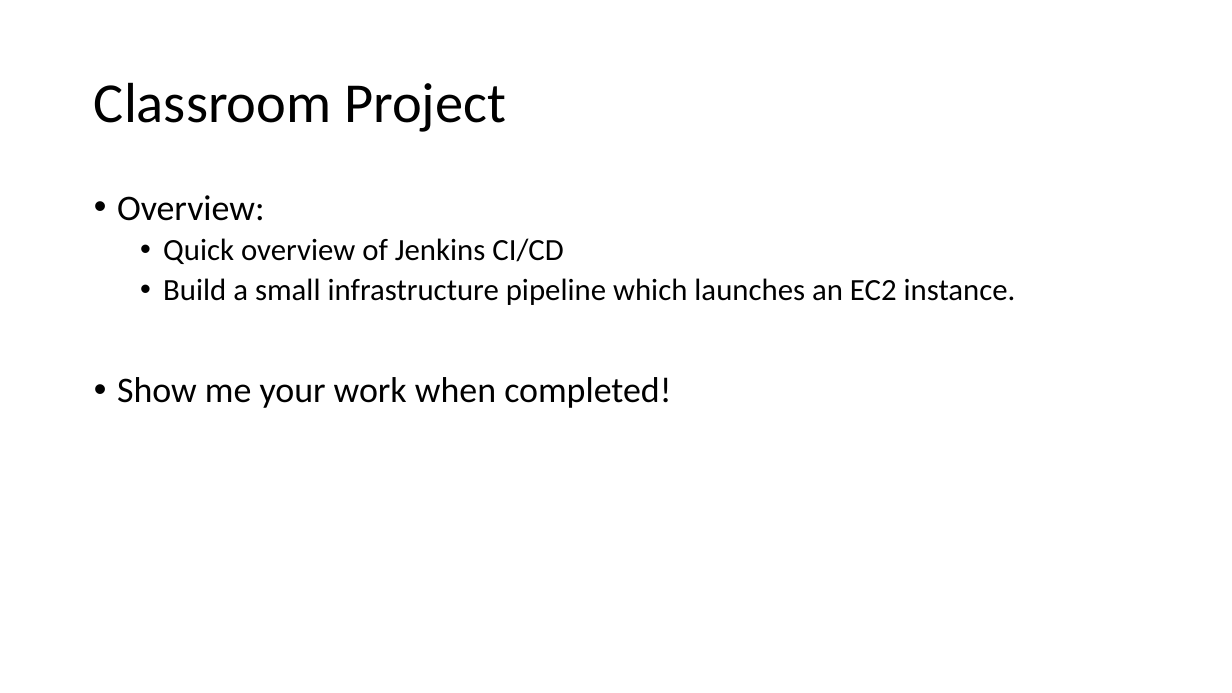
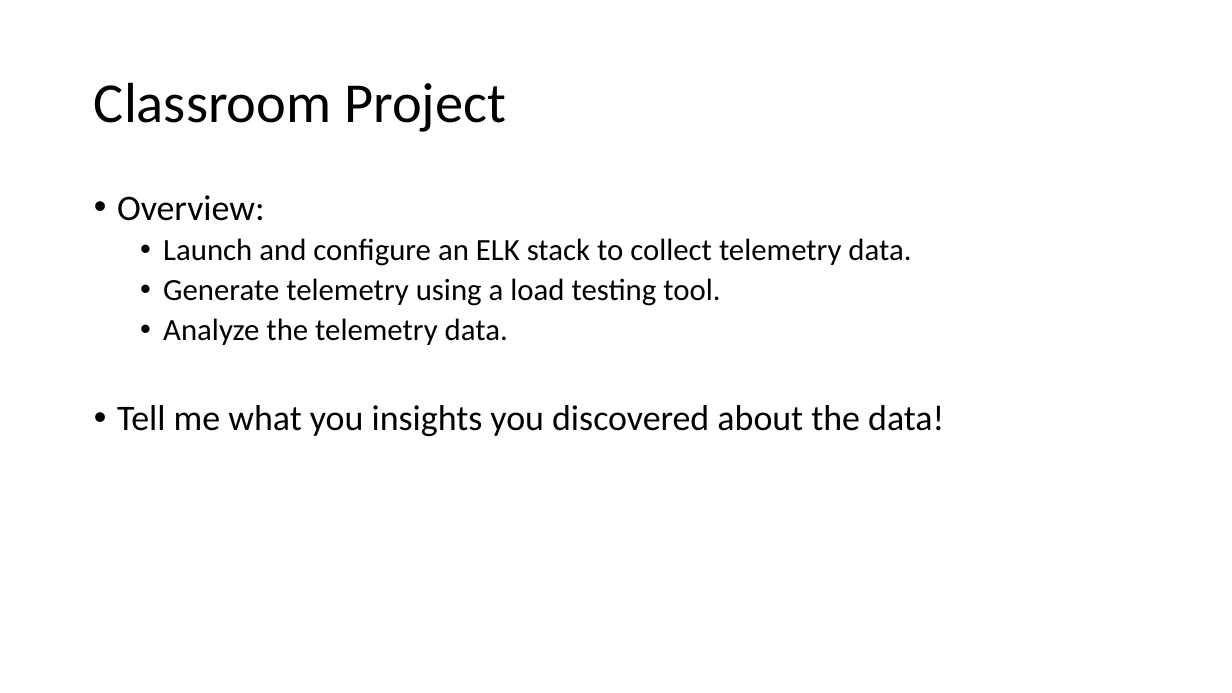
Before and after one commit to jasondbaker/infrastructure-class, a slide deck: slide 9 of review/lecture-review-week-6.pptx (slide 8 before the commit). Drawn at 1232x693 pixels with LibreOffice and Linux fonts; fonts in the diff are those of the drawing. Boxes give left, top, right and bottom in pixels: in the first picture for what was removed or moved away, otherwise in the second. Text is boxed around its words. In the diff, an @@ line names an element or a change of style, - is before the commit and + after.

```diff
--- a/review/lecture-review-week-6.pptx
+++ b/review/lecture-review-week-6.pptx
@@ text at (x1=117, y1=238, x2=944, y2=436): text changed @@
-  • Quick overview of Jenkins CI/CD
-  • Build a small infrastructure pipeline which launches an EC2 instance.
-• Show me your work when completed!
+  • Launch and configure an ELK stack to collect telemetry data.
+  • Generate telemetry using a load testing tool.
+  • Analyze the telemetry data.
+• Tell me what you insights you discovered about the data!
```
Also in this commit, not shown: 4 other slides changed.
